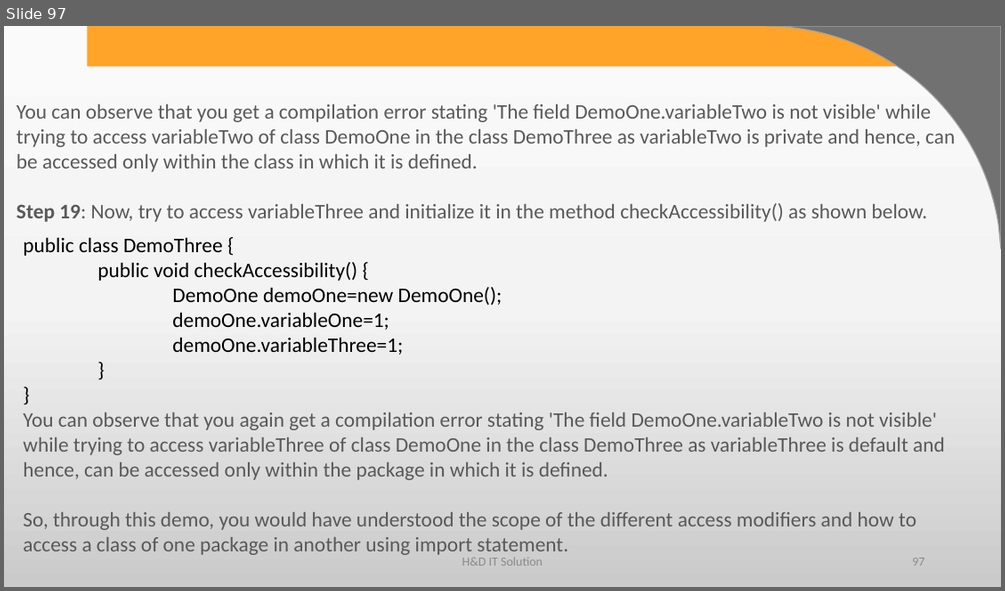
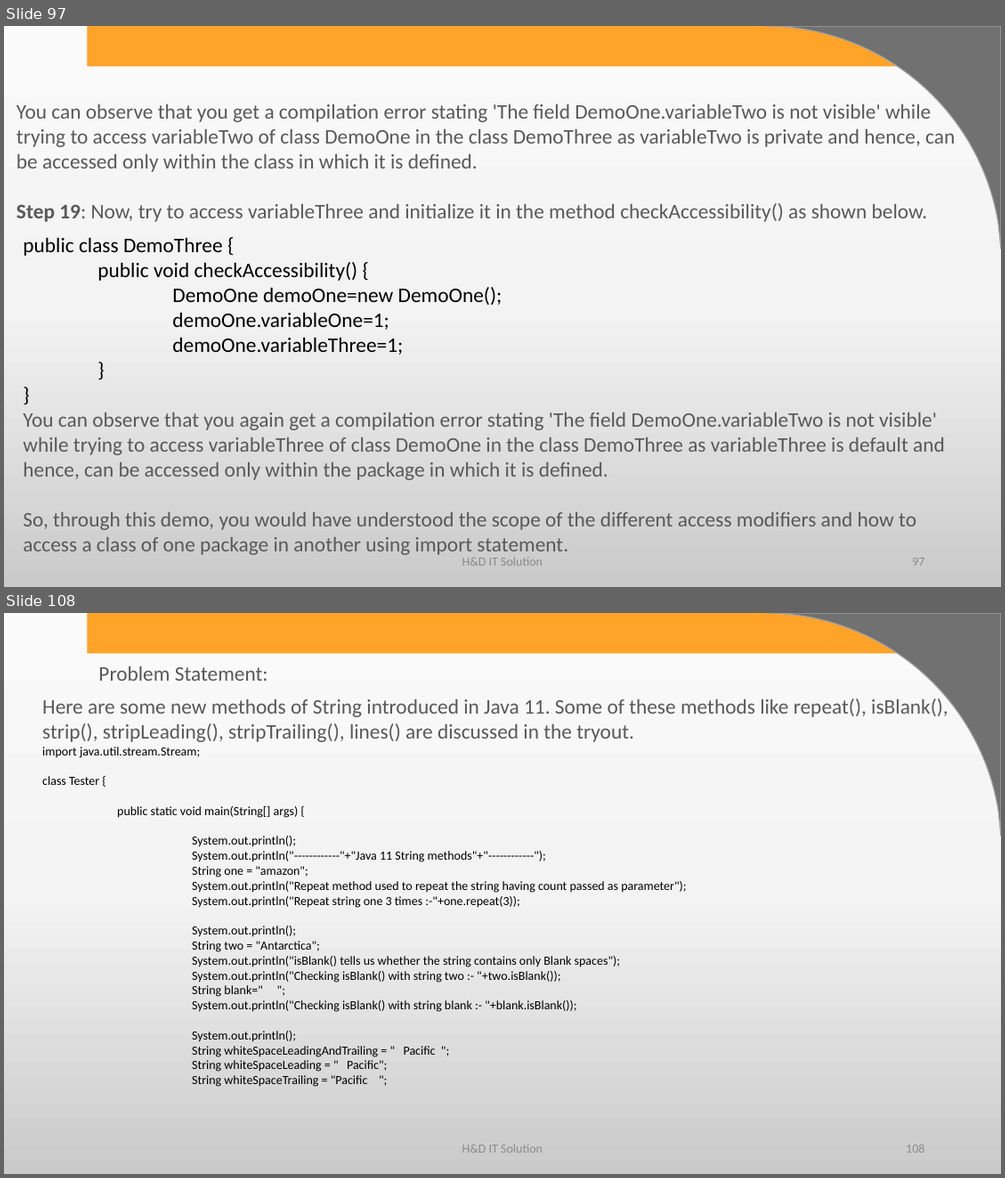
Before and after one commit to harshadasawant/infinite_code, a slide deck: ppt/JAVA syllabus.pptx. Shown one above the other, each under a label of ours: slide 97 before the commit, slides 97 and 108 after it; the slides between them are not shown. The pictures are 1005x591 and 1005x1178 pixels, drawn with LibreOffice and Linux fonts; fonts in the diff are those of the drawing; background and template pictures are left out. Boxes give left, top, right and bottom in pixels: in the first picture for what was removed or moved away, otherwise in the second. Text is boxed around its words. In the diff, an @@ line names an element or a change of style, - is before the commit and + after.

```diff
--- a/ppt/JAVA syllabus.pptx
+++ b/ppt/JAVA syllabus.pptx
@@ slide 108 added at (x1=4, y1=613, x2=1001, y2=1174), background gradient #FBFBFB to #F4F4F4 to #CBCBCB; not listed: 2 template elements that a slide beside it also shows @@
@@ text added at (x1=98, y1=666, x2=268, y2=681), 20 pt, text #595959 @@
+Problem Statement:
@@ text added at (x1=42, y1=696, x2=948, y2=742), 20 pt, text #595959 @@
+Here are some new methods of String introduced in Java 11. Some of these methods like repeat(), isBlank(), strip(), stripLeading(), stripTrailing(), lines() are discussed in the tryout.
@@ text added at (x1=42, y1=747, x2=686, y2=1086), 12 pt, text #000000 @@
+import java.util.stream.Stream;
+class Tester {
+public static void main(String[] args) {
+System.out.println();
+System.out.println("------------"+"Java 11 String methods"+"------------");
+String one = "amazon";
+System.out.println("Repeat method used to repeat the string having count passed as parameter");
+System.out.println("Repeat string one 3 times :-"+one.repeat(3));
+System.out.println();
+String two = "Antarctica";
+System.out.println("isBlank() tells us whether the string contains only Blank spaces");
+System.out.println("Checking isBlank() with string two :- "+two.isBlank());
+String blank=" ";
+System.out.println("Checking isBlank() with string blank :- "+blank.isBlank());
+System.out.println();
+String whiteSpaceLeadingAndTrailing = " Pacific ";
+String whiteSpaceLeading = " Pacific";
+String whiteSpaceTrailing = "Pacific ";
@@ text added at (x1=462, y1=1143, x2=542, y2=1152), 12 pt, text #8C8C8C @@
+H&D IT Solution
@@ page number added at (x1=906, y1=1144, x2=924, y2=1152), 12 pt, text #8C8C8C @@
+108
```
Also in this commit, not shown: 5 slides changed, 52 other slides added, 8 other files.
